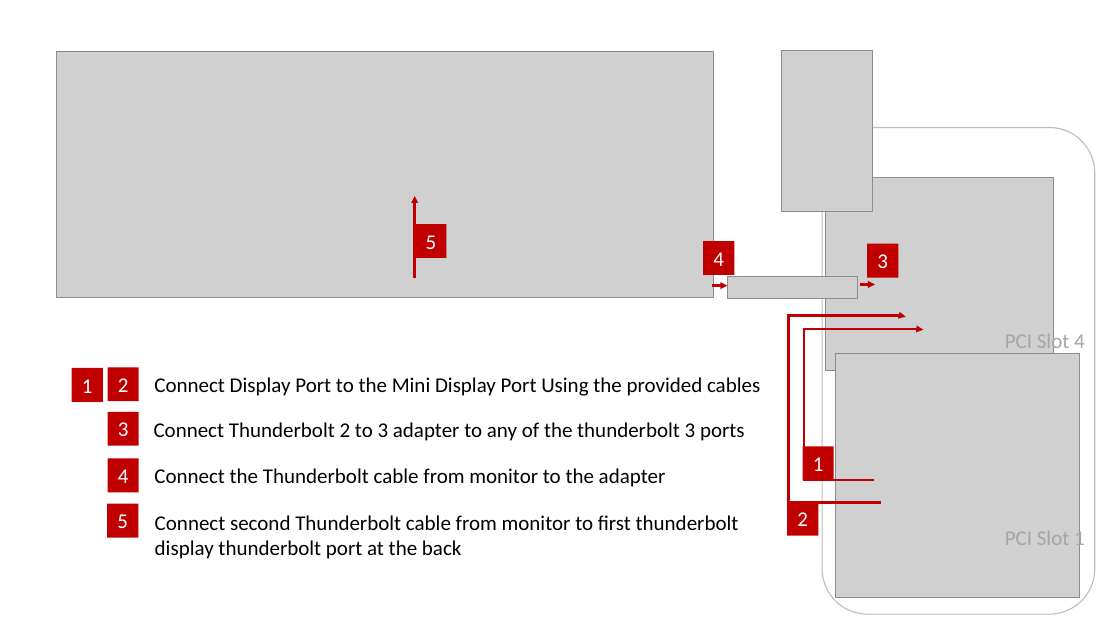
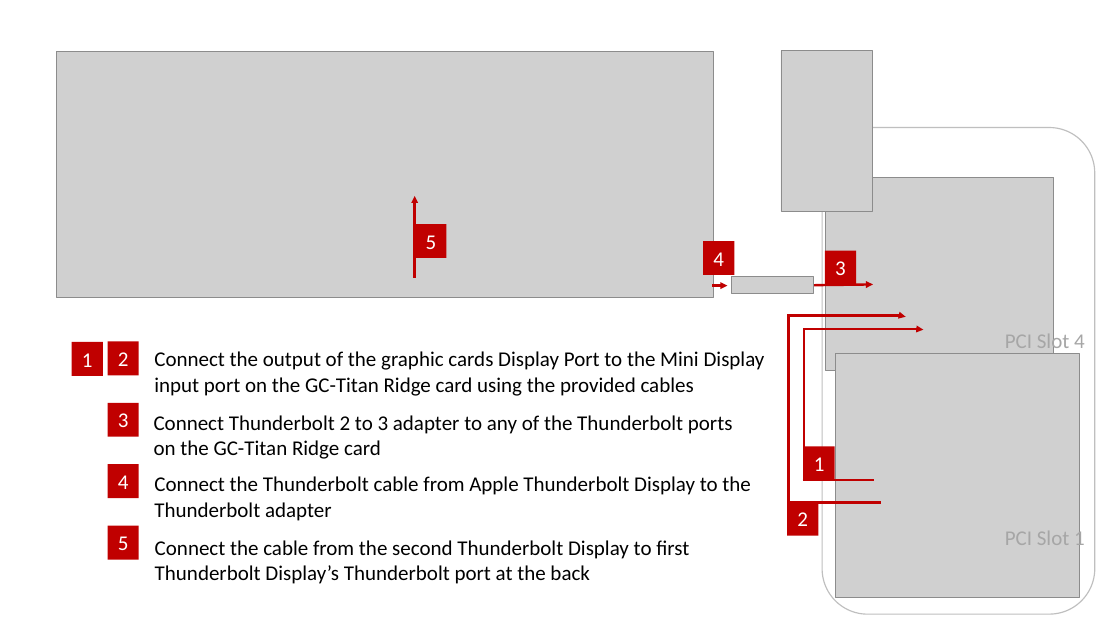
Before and after one commit to ameyrupji/thunderbolt-macpro-5-1, a slide deck: slide 1 of pptx/thunderbolt-display-setup-diagram.pptx. Drawn at 1120x630 pixels with LibreOffice and Linux fonts; fonts in the diff are those of the drawing; grey boxes stand for pictures. Boxes give left, top, right and bottom in pixels: in the first picture for what was removed or moved away, otherwise in the second. Text is boxed around its words. In the diff, an @@ line names an element or a change of style, - is before the commit and + after.

Commit message:
Cleanup and starting to work on the Asus Card doc

```diff
--- a/pptx/thunderbolt-display-setup-diagram.pptx
+++ b/pptx/thunderbolt-display-setup-diagram.pptx
@@ rectangle "3": place and size @@
-rectangle "3" at [867,244,898,277]
+rectangle "3" at [825,250,856,284]
@@ picture removed at [728,276,858,299] @@
@@ picture added at [731,277,813,294] @@
@@ arrow moved from (860, 285) - (875, 285) to (813, 286) - (873, 285) @@
@@ rectangle "1": place and size @@
-rectangle "1" at [71,368,103,402]
+rectangle "1" at [71,342,103,376]
@@ rectangle "2": place and size @@
-rectangle "2" at [108,367,139,401]
+rectangle "2" at [108,341,139,375]
@@ text at [154,351,765,396]: text changed @@
-Connect Display Port to the Mini Display Port Using the provided cables
+Connect the output of the graphic cards Display Port to the Mini Display
+input port on the GC-Titan Ridge card using the provided cables
@@ rectangle "3": place and size @@
-rectangle "3" at [108,412,139,445]
+rectangle "3" at [108,403,139,437]
@@ text at [154,415,733,459]: text changed @@
-Connect Thunderbolt 2 to 3 adapter to any of the thunderbolt 3 ports
+Connect Thunderbolt 2 to 3 adapter to any of the Thunderbolt ports
+on the GC-Titan Ridge card
@@ rectangle "4": place and size @@
-rectangle "4" at [108,459,139,492]
+rectangle "4" at [108,465,139,498]
@@ text at [154,476,750,521]: text changed @@
-Connect the Thunderbolt cable from monitor to the adapter
+Connect the Thunderbolt cable from Apple Thunderbolt Display to the
+Thunderbolt adapter
@@ rectangle "5": place and size @@
-rectangle "5" at [108,504,139,538]
+rectangle "5" at [108,526,139,560]
@@ text at [155,540,689,584]: text changed @@
-Connect second Thunderbolt cable from monitor to first thunderbolt display thunderbolt port at the back
+Connect the cable from the second Thunderbolt Display to first Thunderbolt Display’s Thunderbolt port at the back
```
Also in this commit, not shown: 1 slide added, 6 other files.
